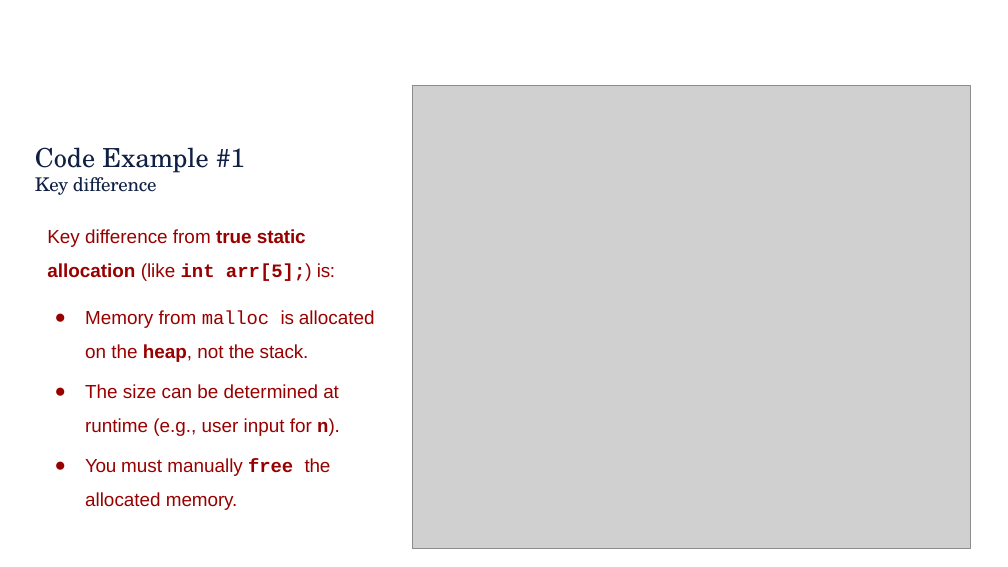
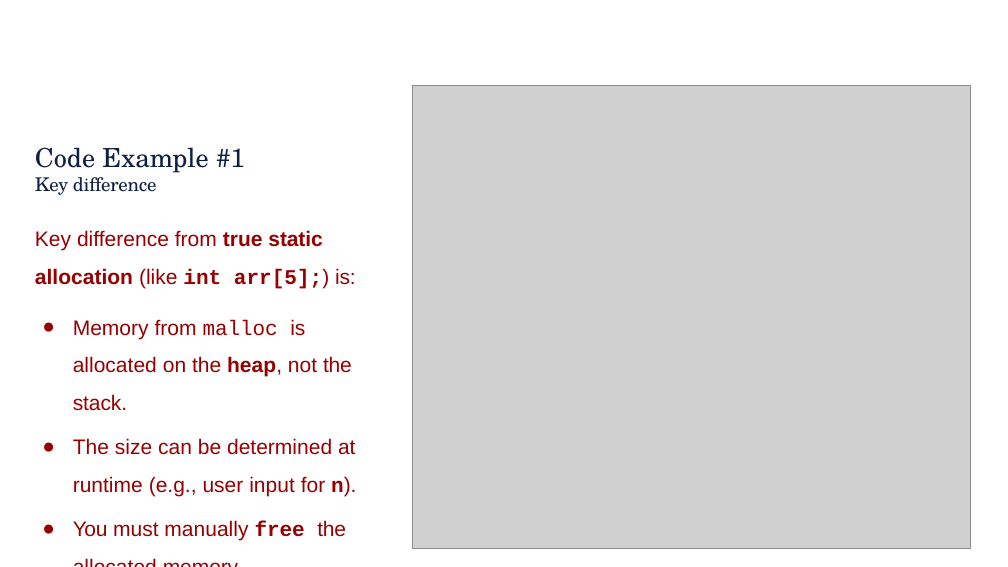
Before and after one commit to rbjohns8/CSC362-Spring-2026, a slide deck: slide 6 of Lecture Slides/06 - Dynamic Memory Allocation.pptx. Drawn at 1008x567 pixels with LibreOffice and Linux fonts; fonts in the diff are those of the drawing; grey boxes stand for pictures; background and template pictures are left out. Boxes give left, top, right and bottom in pixels: in the first picture for what was removed or moved away, otherwise in the second. Text is boxed around its words. In the diff, an @@ line names an element or a change of style, - is before the commit and + after.

```diff
--- a/Lecture Slides/06 - Dynamic Memory Allocation.pptx
+++ b/Lecture Slides/06 - Dynamic Memory Allocation.pptx
@@ text "Key difference from true static ..." moved from (x1=47, y1=229, x2=375, y2=510) to (x1=35, y1=230, x2=356, y2=541) @@
@@ text "Key difference from true static ..." at (x1=35, y1=230, x2=356, y2=541): size 18 to 20 pt @@
```
Also in this commit, not shown: 1 other slide changed, 2 other files.
